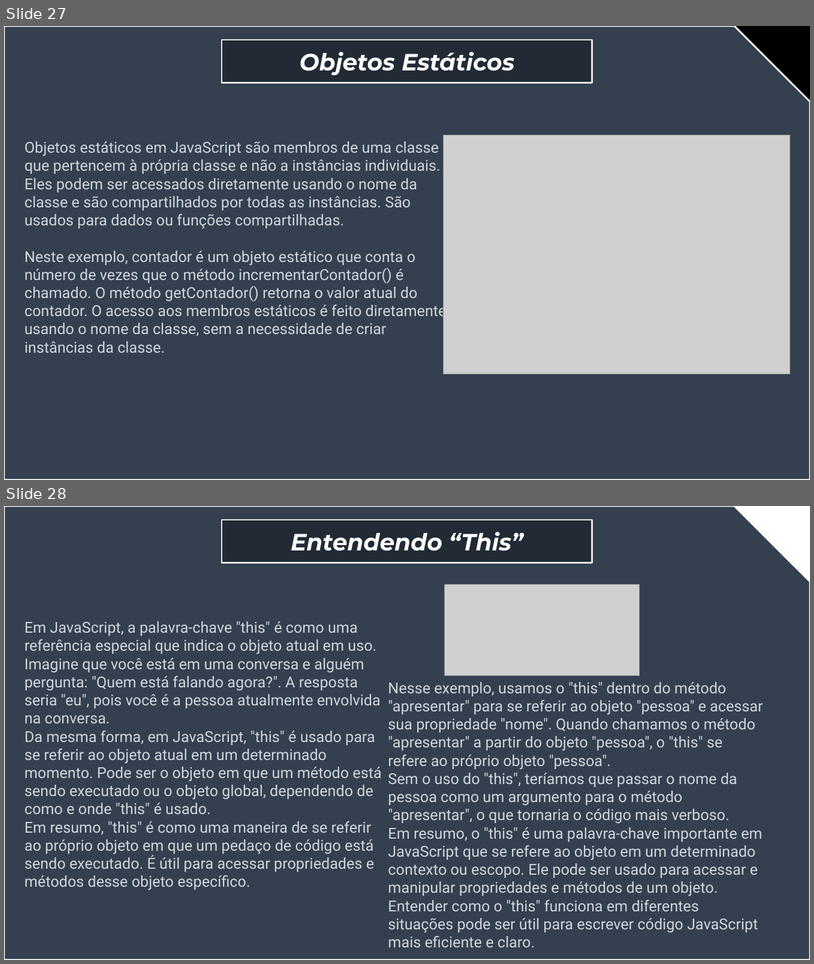
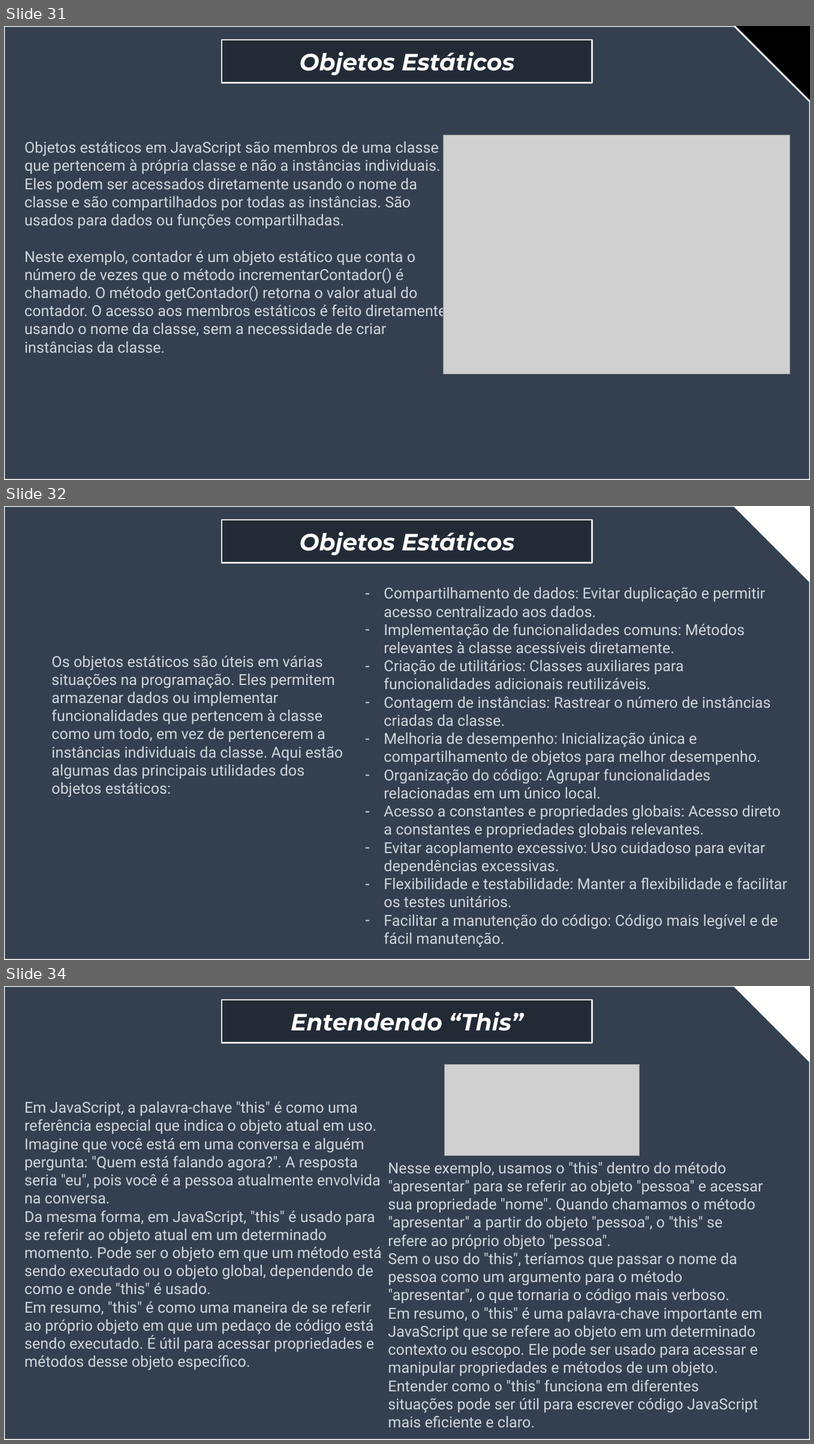
Before and after one commit to jorgevendramini/Aula_OOP, a slide deck: slide aula invertida atualizado(3).pptx. Shown one above the other, each under a label of ours: slides 27 and 28 before the commit, slides 31, 32 and 34 after it; the slides between them are not shown. The pictures are 814x964 and 814x1444 pixels, drawn with LibreOffice and Linux fonts; fonts in the diff are those of the drawing; grey boxes stand for pictures. Boxes give left, top, right and bottom in pixels: in the first picture for what was removed or moved away, otherwise in the second. Text is boxed around its words. In the diff, an @@ line names an element or a change of style, - is before the commit and + after.

```diff
--- a/slide aula invertida atualizado(3).pptx
+++ b/slide aula invertida atualizado(3).pptx
@@ slide 32 added at bbox=[4, 506, 810, 960], background #FFFFFF @@
@@ snip rect added at bbox=[4, 506, 810, 960], fill #344050, outline #FFFFFF 2 pt @@
@@ rectangle added at bbox=[222, 520, 593, 563], fill #222B35, outline #E7E6E6 2 pt, 28 pt, text #FFFFFF, bold, italic @@
+Objetos Estáticos
@@ text added at bbox=[384, 587, 788, 947], 18 pt, text #D1D5DB @@
+– Compartilhamento de dados: Evitar duplicação e permitir acesso centralizado aos dados.
+– Implementação de funcionalidades comuns: Métodos relevantes à classe acessíveis diretamente.
+– Criação de utilitários: Classes auxiliares para funcionalidades adicionais reutilizáveis.
+– Contagem de instâncias: Rastrear o número de instâncias criadas da classe.
+– Melhoria de desempenho: Inicialização única e compartilhamento de objetos para melhor desempenho.
+– Organização do código: Agrupar funcionalidades relacionadas em um único local.
+– Acesso a constantes e propriedades globais: Acesso direto a constantes e propriedades globais relevantes.
+– Evitar acoplamento excessivo: Uso cuidadoso para evitar dependências excessivas.
+– Flexibilidade e testabilidade: Manter a flexibilidade e facilitar os testes unitários.
+– Facilitar a manutenção do código: Código mais legível e de fácil manutenção.
@@ text added at bbox=[51, 655, 344, 797], 18 pt, text #D1D5DB @@
+Os objetos estáticos são úteis em várias situações na programação. Eles permitem armazenar dados ou implementar funcionalidades que pertencem à classe como um todo, em vez de pertencerem a instâncias individuais da classe. Aqui estão algumas das principais utilidades dos objetos estáticos:
@@ what was slide 27 is now slide 31 @@
@@ what was slide 28 is now slide 34 @@
```
Also in this commit, not shown: 5 other slides added.
